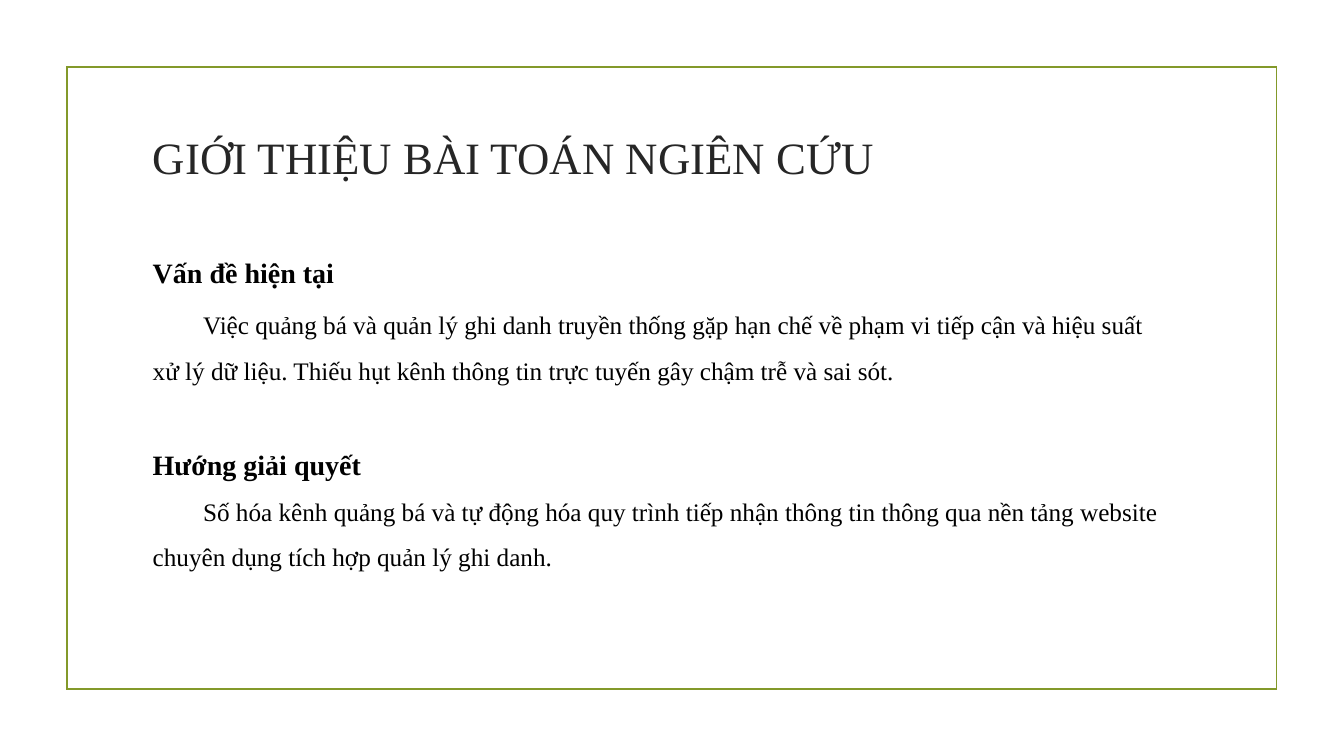
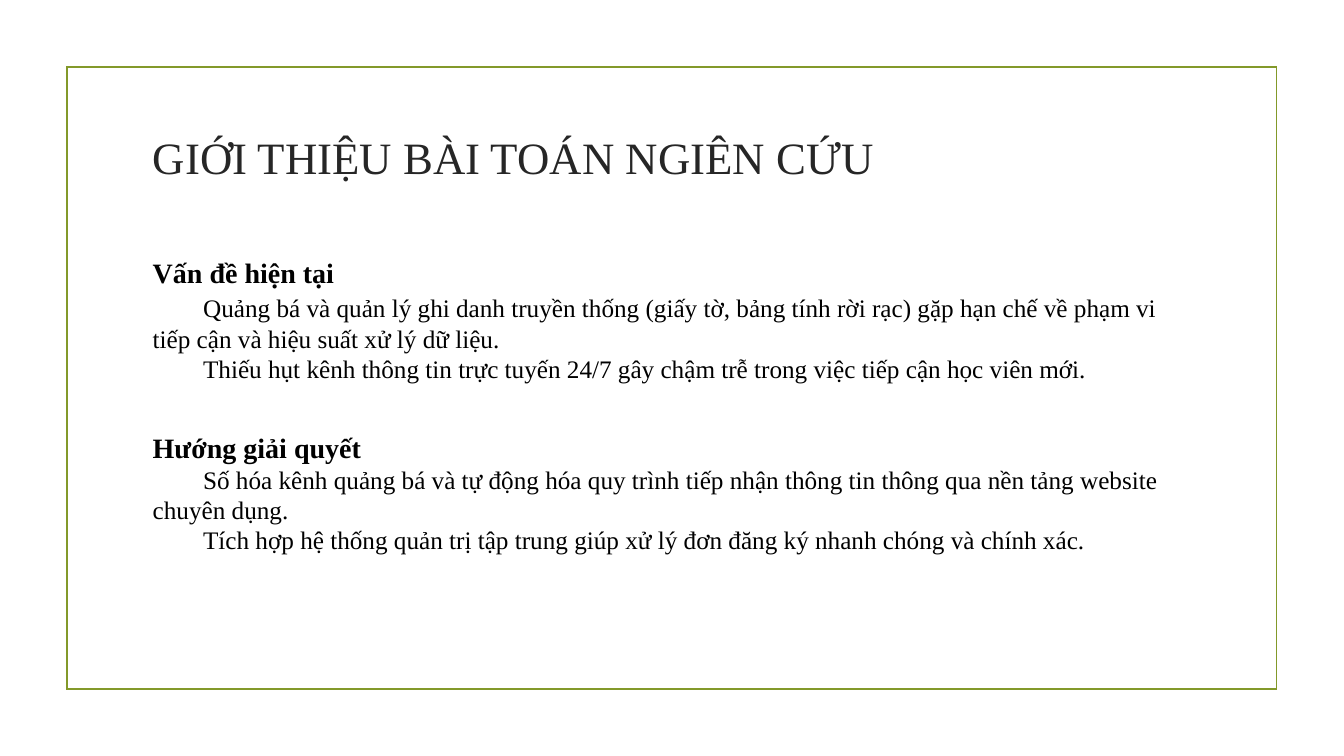
Before and after one commit to thuhuynh1/CSN-DA23TTD-HuynhNgocMinhThu-course-lookup-php, a slide deck: slide 5 of Bài thuyết trình.pptx. Drawn at 1344x756 pixels with LibreOffice and Linux fonts; fonts in the diff are those of the drawing; background and template pictures are left out. Boxes give left, top, right and bottom in pixels: in the first picture for what was removed or moved away, otherwise in the second. Text is boxed around its words. In the diff, an @@ line names an element or a change of style, - is before the commit and + after.

```diff
--- a/Bài thuyết trình.pptx
+++ b/Bài thuyết trình.pptx
@@ text at box(153, 298, 1156, 384): text changed @@
-Việc quảng bá và quản lý ghi danh truyền thống gặp hạn chế về phạm vi tiếp cận và hiệu suất xử lý dữ liệu. Thiếu hụt kênh thông tin trực tuyến gây chậm trễ và sai sót.
+Quảng bá và quản lý ghi danh truyền thống (giấy tờ, bảng tính rời rạc) gặp hạn chế về phạm vi tiếp cận và hiệu suất xử lý dữ liệu.
+Thiếu hụt kênh thông tin trực tuyến 24/7 gây chậm trễ trong việc tiếp cận học viên mới.
@@ text at box(153, 470, 1157, 555): text changed @@
-Số hóa kênh quảng bá và tự động hóa quy trình tiếp nhận thông tin thông qua nền tảng website chuyên dụng tích hợp quản lý ghi danh.
+Số hóa kênh quảng bá và tự động hóa quy trình tiếp nhận thông tin thông qua nền tảng website chuyên dụng.
+Tích hợp hệ thống quản trị tập trung giúp xử lý đơn đăng ký nhanh chóng và chính xác.
```
Also in this commit, not shown: 7 other slides changed, 4 other files.
